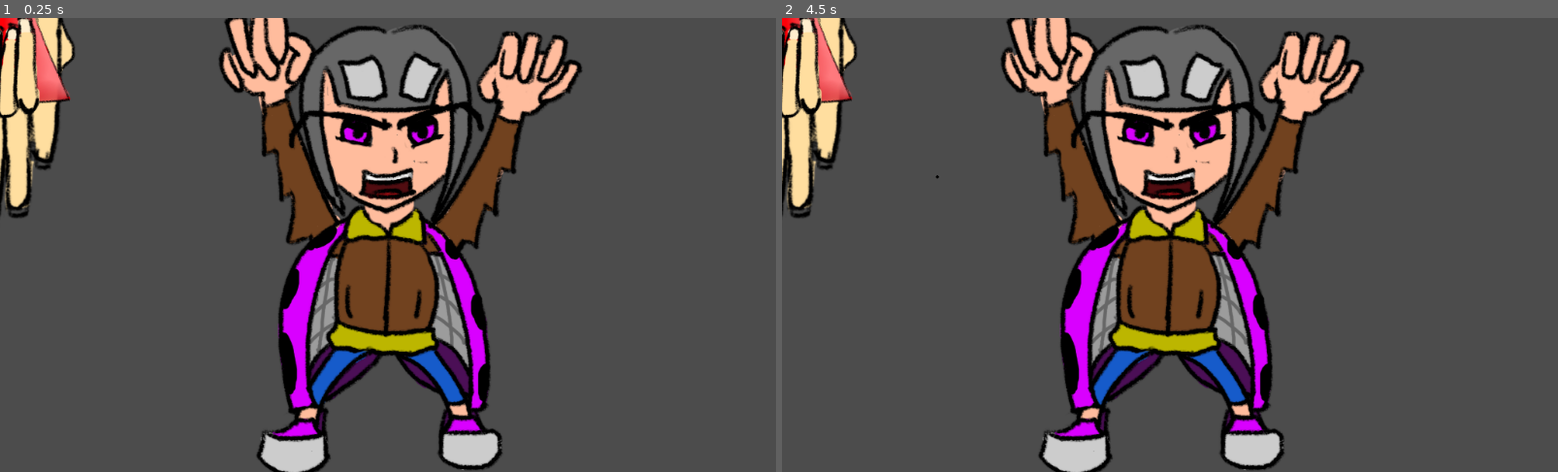
Above: before the commit, frames 1-2 (left to right).
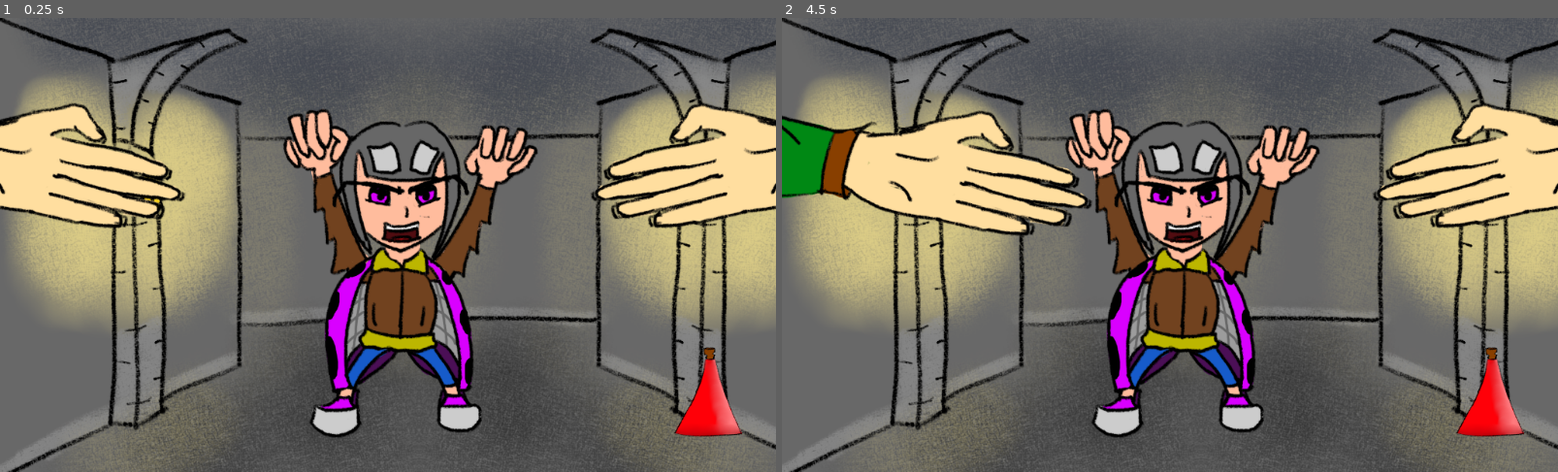
Above: after the commit, the same moments.

Repository: HumbleSolipsist/gmtk-hand-game
Game: Godot game, scene res://World.tscn
Same seed, same stepped clock (60 frames per second), same inputs: the game is played once before the commit and once after it.
Inputs (mouse positions are in pixels of both pictures, inside the frame that each line leads up to):
- Up to frame 1 (0.25 s): no input
- Up to frame 2 (4.5 s): tap Enter at 0.5, 2, 3.5 s; move the mouse to (1340, 222) at 0.52 s; click (1340, 222) at 0.67 s; tap Space at 1.25, 2.75, 4.25 s; move the mouse to (1014, 267) at 1.27 s; click (1014, 267) at 1.42 s; move the mouse to (1247, 145) at 2.02 s; click (1247, 145) at 2.17 s; move the mouse to (1131, 335) at 2.77 s; click (1131, 335) at 2.92 s; move the mouse to (1402, 313) at 3.52 s; click (1402, 313) at 3.67 s; move the mouse to (937, 176) at 4.27 s; click (937, 176) at 4.42 s

The runs differ from the first frame. In frame 1, 75% of the frame differs, in the area x 0-100%, y 0-100%; in frame 2, 76%.

Commit message:
Add smack sound on punch. Make potion shatter. Fix hand drag behavior.

Diff:
--- a/Enemy.gd
+++ b/Enemy.gd
@@ -25,9 +25,12 @@
 
 func hand_over(hand):
 	if (hand.item):
-		pass
+		hand.item.hit(self)
 	else:
+		$smack_sound.play()
 		state = STATE.hurt
+		hand.close_hand()
 
 func hand_off(hand):
 	state = STATE.idle
+	hand.open_hand()
--- a/LeftHand.gd
+++ b/LeftHand.gd
@@ -48,7 +48,7 @@
 	closed_hitbox.disabled = false
 
 func drop_item():
-	self.item.held = false
+	self.item.held_by = null
 	self.item = null
 	open_hand()
 
@@ -59,11 +59,11 @@
 
 func grab(item):
 	self.item = item
-	item.held = true
+	item.held_by = self
 	close_hand()
 
 func try_grab(item):
-	if not self.item and not item.held:
+	if not self.item and not item.held_by:
 		self.grab(item)
 		return true
 	return false
@@ -79,7 +79,7 @@
 
 func _input(event):
 	if mouse_hover and event is InputEventMouseButton:
-		follow_mouse = not follow_mouse
+		follow_mouse = event.pressed
 
 func mouse_over(mouse_pointer):
 	mouse_hover = true
--- a/World.tscn
+++ b/World.tscn
@@ -1,69 +1,98 @@
-[gd_scene load_steps=12 format=2]
+[gd_scene load_steps=16 format=2]
 
-[ext_resource path="res://left_hand.tscn" type="PackedScene" id=1]
-[ext_resource path="res://lady_bug.tscn" type="PackedScene" id=2]
-[ext_resource path="res://pointer.gd" type="Script" id=3]
-[ext_resource path="res://assets/temp/pointer.png" type="Texture" id=4]
-[ext_resource path="res://potion.gd" type="Script" id=5]
-[ext_resource path="res://assets/items/potion/potion.png" type="Texture" id=6]
-[ext_resource path="res://assets/items/potion/potion_break.png" type="Texture" id=7]
+[ext_resource path="res://World.gd" type="Script" id=1]
+[ext_resource path="res://assets/hall.png" type="Texture" id=2]
+[ext_resource path="res://lady_bug.tscn" type="PackedScene" id=3]
+[ext_resource path="res://pointer.gd" type="Script" id=4]
+[ext_resource path="res://assets/temp/pointer.png" type="Texture" id=5]
+[ext_resource path="res://potion.gd" type="Script" id=6]
+[ext_resource path="res://assets/items/potion/potion.png" type="Texture" id=7]
+[ext_resource path="res://assets/items/potion/potion_break.png" type="Texture" id=8]
+[ext_resource path="res://inventory.gd" type="Script" id=9]
+[ext_resource path="res://left_hand.tscn" type="PackedScene" id=10]
 
-[sub_resource type="CircleShape2D" id=1]
+[sub_resource type="CircleShape2D" id=3]
 radius = 1.0
 
-[sub_resource type="CapsuleShape2D" id=2]
+[sub_resource type="CapsuleShape2D" id=4]
 radius = 32.8861
 height = 84.0417
 
-[sub_resource type="RectangleShape2D" id=3]
+[sub_resource type="RectangleShape2D" id=5]
 extents = Vector2( 84.6893, 33.8958 )
 
-[sub_resource type="RectangleShape2D" id=4]
+[sub_resource type="RectangleShape2D" id=6]
 extents = Vector2( 52.3123, 24.3829 )
 
+[sub_resource type="RectangleShape2D" id=7]
+extents = Vector2( 515.459, 13.2239 )
+
 [node name="world" type="Node2D"]
+script = ExtResource( 1 )
 
-[node name="left_hand" parent="." instance=ExtResource( 1 )]
+[node name="hall" type="Sprite" parent="."]
+position = Vector2( 512, 300 )
+z_index = -1
+texture = ExtResource( 2 )
 
-[node name="right_hand" parent="." instance=ExtResource( 1 )]
-rotation = -3.14159
-scale = Vector2( 1, -1 )
-home = Vector2( 1024, 0 )
-
-[node name="first_enemy" parent="." instance=ExtResource( 2 )]
+[node name="first_enemy" parent="." instance=ExtResource( 3 )]
+position = Vector2( 542.718, 335.918 )
+scale = Vector2( 0.7, 0.7 )
 
 [node name="pointer" type="Area2D" parent="."]
-script = ExtResource( 3 )
+script = ExtResource( 4 )
 
 [node name="point" type="CollisionShape2D" parent="pointer"]
-shape = SubResource( 1 )
+shape = SubResource( 3 )
 
 [node name="sprite" type="Sprite" parent="pointer"]
 scale = Vector2( 0.01, 0.01 )
-texture = ExtResource( 4 )
+texture = ExtResource( 5 )
 
 [node name="potion" type="Area2D" parent="."]
-script = ExtResource( 5 )
+position = Vector2( 932.813, 495.557 )
+scale = Vector2( 0.5, 0.5 )
+z_index = 1
+script = ExtResource( 6 )
 
 [node name="potion" type="Sprite" parent="potion"]
 scale = Vector2( 0.5, 0.5 )
-texture = ExtResource( 6 )
+texture = ExtResource( 7 )
 
 [node name="potion_break" type="Sprite" parent="potion"]
 visible = false
 scale = Vector2( 0.5, 0.5 )
-texture = ExtResource( 7 )
+texture = ExtResource( 8 )
 
 [node name="tip_hitbox" type="CollisionShape2D" parent="potion"]
 position = Vector2( 8.63391, -43.1693 )
-shape = SubResource( 2 )
+shape = SubResource( 4 )
 
 [node name="base_hitbox" type="CollisionShape2D" parent="potion"]
 position = Vector2( 4.31689, 79.8635 )
-shape = SubResource( 3 )
+shape = SubResource( 5 )
 
 [node name="middle_hitbox" type="CollisionShape2D" parent="potion"]
 position = Vector2( 6.47546, 21.5847 )
-shape = SubResource( 4 )
+shape = SubResource( 6 )
+
+[node name="inventory" type="Area2D" parent="."]
+position = Vector2( 517, 600 )
+script = ExtResource( 9 )
+
+[node name="CollisionShape2D" type="CollisionShape2D" parent="inventory"]
+position = Vector2( 0.00012207, 0 )
+shape = SubResource( 7 )
+
+[node name="left_hand" parent="." instance=ExtResource( 10 )]
+position = Vector2( 40, 200 )
+rotation = -1.34565
+
+[node name="right_hand" parent="." instance=ExtResource( 10 )]
+position = Vector2( 984, 200 )
+rotation = 1.34739
+scale = Vector2( -0.7, 0.7 )
 [connection signal="area_entered" from="pointer" to="pointer" method="_on_pointer_area_entered"]
 [connection signal="area_exited" from="pointer" to="pointer" method="_on_pointer_area_exited"]
+[connection signal="area_entered" from="potion" to="potion" method="_on_potion_area_entered"]
+[connection signal="area_exited" from="potion" to="potion" method="_on_potion_area_exited"]
--- a/lady_bug.tscn
+++ b/lady_bug.tscn
@@ -1,8 +1,9 @@
-[gd_scene load_steps=5 format=2]
+[gd_scene load_steps=6 format=2]
 
 [ext_resource path="res://Enemy.gd" type="Script" id=1]
 [ext_resource path="res://assets/enemy/bug/bug_ouch.png" type="Texture" id=2]
 [ext_resource path="res://assets/enemy/bug/bug_stand.png" type="Texture" id=3]
+[ext_resource path="res://assets/sounds/jaymoose_smack.wav" type="AudioStream" id=4]
 
 [sub_resource type="CircleShape2D" id=1]
 radius = 100.0
@@ -21,3 +22,6 @@
 [node name="CollisionShape2D" type="CollisionShape2D" parent="."]
 position = Vector2( -18.6157, -143.197 )
 shape = SubResource( 1 )
+
+[node name="smack_sound" type="AudioStreamPlayer" parent="."]
+stream = ExtResource( 4 )
--- a/potion.gd
+++ b/potion.gd
@@ -1,6 +1,6 @@
 extends Area2D
 
-var held
+var held_by
 
 # Called when the node enters the scene tree for the first time.
 func _ready():
@@ -13,5 +13,20 @@
 func hand_over(hand):
 	hand.try_grab(self)
 
-func hand_off (hand):
+func hand_off(hand):
 	pass
+
+func start_despawn_timer():
+	yield(get_tree().create_timer(1),"timeout")
+	self.queue_free()
+
+func shatter():
+	$potion.visible = false
+	$potion_break.visible = true
+	self.start_despawn_timer()
+
+func hit(enemy):
+	self.shatter()
+	self.position = enemy.position
+	self.held_by.drop_item()
+	self.held_by = true
